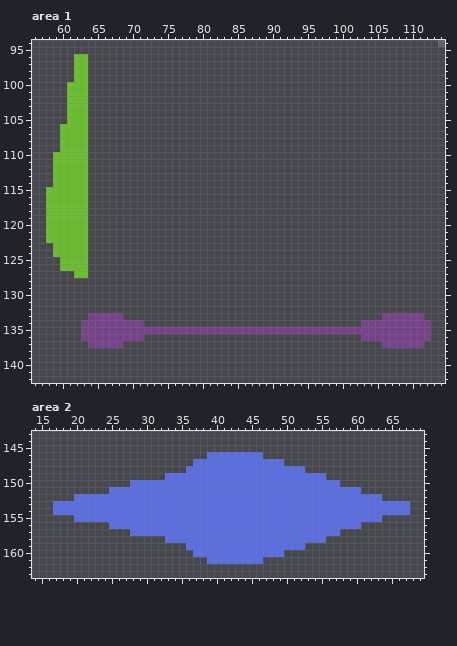
Edited in one commit: pixel-art file (res/atlas/tiles.aseprite). That is the earlier state.
256x256 pixels, 1 frame. Pixels under 10% opacity are left out. Colours within 5 levels of each other are drawn and written as one. Shown: area 1: x 56..114, y 94..142; area 2: x 14..69, y 143..163.
After:
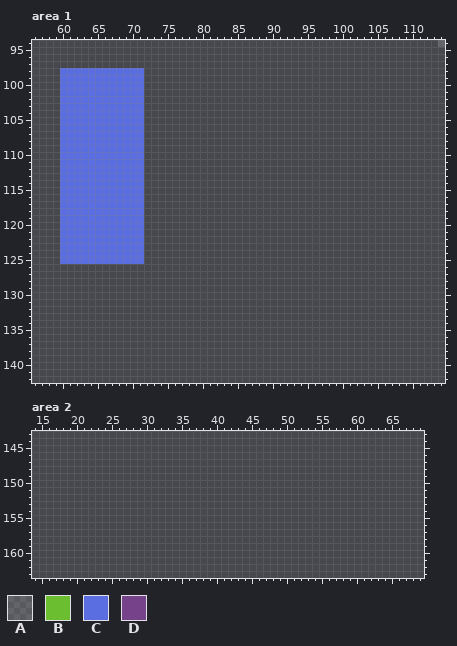
Palette (. is transparent): A #ffffff27  B #6abe30  C #5b6ee1  D #76428a
What changed:
--- area 1
@@ x 56..73 @@
  95 ..................
- 96 ......BB..........
- 97 ......BB..........
- 98 ......BB..........
- 99 ......BB..........
-100 .....BBB..........
-101 .....BBB..........
-102 .....BBB..........
-103 .....BBB..........
-104 .....BBB..........
-105 .....BBB..........
-106 ....BBBB..........
-107 ....BBBB..........
-108 ....BBBB..........
-109 ....BBBB..........
-110 ...BBBBB..........
-111 ...BBBBB..........
-112 ...BBBBB..........
-113 ...BBBBB..........
-114 ...BBBBB..........
-115 ..BBBBBB..........
-116 ..BBBBBB..........
-117 ..BBBBBB..........
-118 ..BBBBBB..........
-119 ..BBBBBB..........
-120 ..BBBBBB..........
-121 ..BBBBBB..........
-122 ..BBBBBB..........
-123 ...BBBBB..........
-124 ...BBBBB..........
-125 ....BBBB..........
-126 ....BBBB..........
-127 ......BB..........
+ 96 ..................
+ 97 ..................
+ 98 ....CCCCCCCCCCCC..
+ 99 ....CCCCCCCCCCCC..
+100 ....CCCCCCCCCCCC..
+101 ....CCCCCCCCCCCC..
+102 ....CCCCCCCCCCCC..
+103 ....CCCCCCCCCCCC..
+104 ....CCCCCCCCCCCC..
+105 ....CCCCCCCCCCCC..
+106 ....CCCCCCCCCCCC..
+107 ....CCCCCCCCCCCC..
+108 ....CCCCCCCCCCCC..
+109 ....CCCCCCCCCCCC..
+110 ....CCCCCCCCCCCC..
+111 ....CCCCCCCCCCCC..
+112 ....CCCCCCCCCCCC..
+113 ....CCCCCCCCCCCC..
+114 ....CCCCCCCCCCCC..
+115 ....CCCCCCCCCCCC..
+116 ....CCCCCCCCCCCC..
+117 ....CCCCCCCCCCCC..
+118 ....CCCCCCCCCCCC..
+119 ....CCCCCCCCCCCC..
+120 ....CCCCCCCCCCCC..
+121 ....CCCCCCCCCCCC..
+122 ....CCCCCCCCCCCC..
+123 ....CCCCCCCCCCCC..
+124 ....CCCCCCCCCCCC..
+125 ....CCCCCCCCCCCC..
+126 ..................
+127 ..................
 128 ..................
@@ x 56..114 @@
 132 ...........................................................
-133 ........DDDDD.....................................DDDDDD...
-134 .......DDDDDDDDD...............................DDDDDDDDDD..
-135 .......DDDDDDDDDDDDDDDDDDDDDDDDDDDDDDDDDDDDDDDDDDDDDDDDDD..
-136 .......DDDDDDDDD...............................DDDDDDDDDD..
-137 ........DDDDD.....................................DDDDDD...
+133 ...........................................................
+134 ...........................................................
+135 ...........................................................
+136 ...........................................................
+137 ...........................................................
 138 ...........................................................
--- area 2
@@ x 14..69 @@
 145 ........................................................
-146 .........................CCCCCCCC.......................
-147 .......................CCCCCCCCCCCCC....................
-148 ......................CCCCCCCCCCCCCCCCC.................
-149 ...................CCCCCCCCCCCCCCCCCCCCCCC..............
-150 ..............CCCCCCCCCCCCCCCCCCCCCCCCCCCCCC............
-151 ...........CCCCCCCCCCCCCCCCCCCCCCCCCCCCCCCCCCCC.........
-152 ......CCCCCCCCCCCCCCCCCCCCCCCCCCCCCCCCCCCCCCCCCCCC......
-153 ...CCCCCCCCCCCCCCCCCCCCCCCCCCCCCCCCCCCCCCCCCCCCCCCCCCC..
-154 ...CCCCCCCCCCCCCCCCCCCCCCCCCCCCCCCCCCCCCCCCCCCCCCCCCCC..
-155 ......CCCCCCCCCCCCCCCCCCCCCCCCCCCCCCCCCCCCCCCCCCCC......
-156 ...........CCCCCCCCCCCCCCCCCCCCCCCCCCCCCCCCCCCC.........
-157 ..............CCCCCCCCCCCCCCCCCCCCCCCCCCCCCC............
-158 ...................CCCCCCCCCCCCCCCCCCCCCCC..............
-159 ......................CCCCCCCCCCCCCCCCC.................
-160 .......................CCCCCCCCCCCCC....................
-161 .........................CCCCCCCC.......................
+146 ........................................................
+147 ........................................................
+148 ........................................................
+149 ........................................................
+150 ........................................................
+151 ........................................................
+152 ........................................................
+153 ........................................................
+154 ........................................................
+155 ........................................................
+156 ........................................................
+157 ........................................................
+158 ........................................................
+159 ........................................................
+160 ........................................................
+161 ........................................................
 162 ........................................................
Pixel boxes of the changes (left, top, right, bottom) in both pictures:
changed: (46, 54, 144, 278)
erased: (81, 313, 431, 348)
erased: (53, 452, 410, 564)
